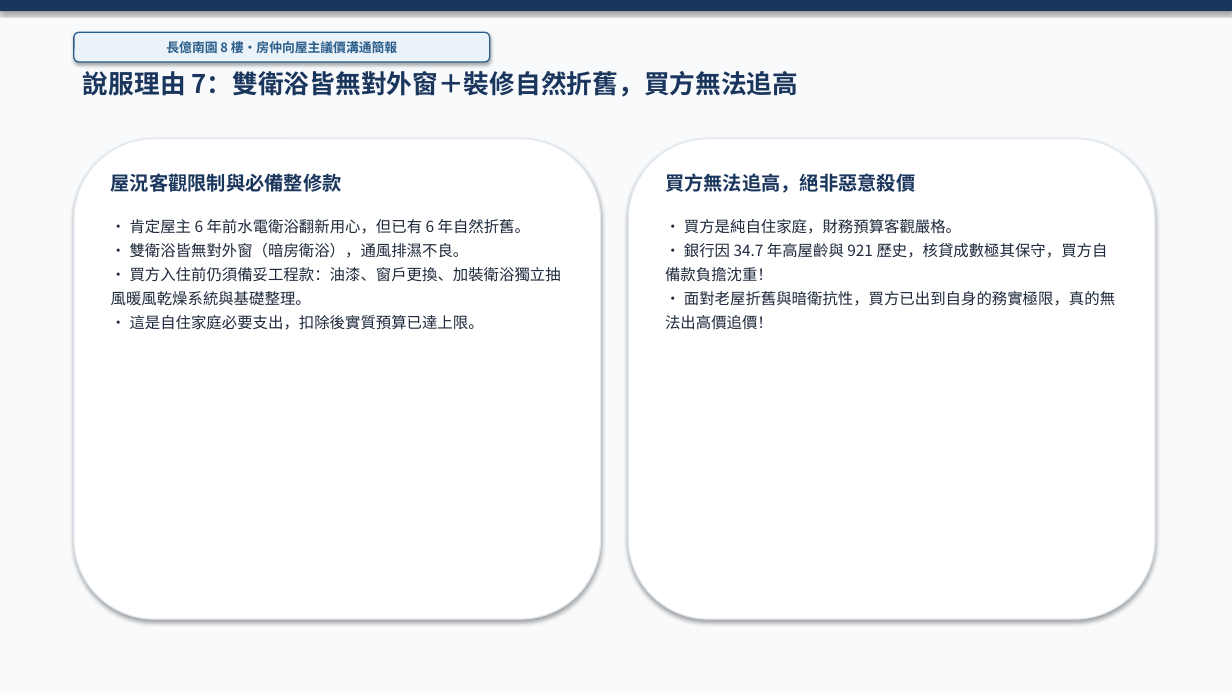
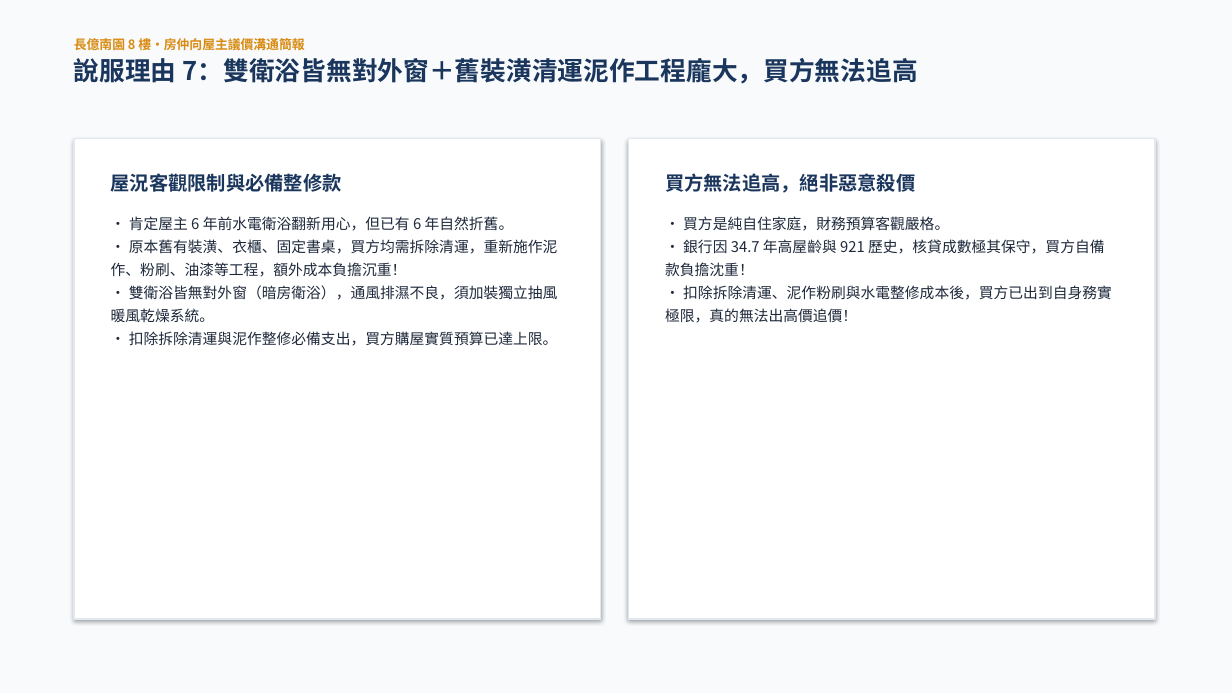
Before and after one commit to derekhcw168/taichung-house-hunting, a slide deck: slide 10 of 長億南園8樓/長億南園8樓_房仲向屋主議價溝通簡報.pptx. Drawn at 1232x693 pixels with LibreOffice and Linux fonts; fonts in the diff are those of the drawing. Boxes give left, top, right and bottom in pixels: in the first picture for what was removed or moved away, otherwise in the second. Text is boxed around its words. In the diff, an @@ line names an element or a change of style, - is before the commit and + after.

Commit message:
更新長億南園8樓議價溝通文件與簡報(說服理由7新增舊裝潢拆除清運泥作工程負擔)

```diff
--- a/長億南園8樓/長億南園8樓_房仲向屋主議價溝通簡報.pptx
+++ b/長億南園8樓/長億南園8樓_房仲向屋主議價溝通簡報.pptx
@@ rectangle removed at box(0, 0, 1232, 11) @@
@@ text at box(74, 36, 918, 84): text changed @@
-說服理由 7：雙衛浴皆無對外窗＋裝修自然折舊，買方無法追高
+長億南園 8 樓・房仲向屋主議價溝通簡報
+說服理由 7：雙衛浴皆無對外窗＋舊裝潢清運泥作工程龐大，買方無法追高
@@ rounded rectangle removed at box(74, 32, 490, 62) @@
-長億南園 8 樓・房仲向屋主議價溝通簡報
@@ rectangle added at box(74, 139, 601, 619), fill #FFFFFF, outline #E2E8F0 1 pt @@
@@ rectangle: place and size @@
-rectangle at box(74, 139, 601, 619)
+rectangle at box(628, 139, 1155, 619)
@@ rectangle at box(628, 139, 1155, 619): rounded rectangle to rectangle @@
@@ rounded rectangle removed at box(628, 139, 1155, 619) @@
@@ text at box(111, 216, 558, 346): text changed; size 12 to 11.5 pt @@
-• 肯定屋主 6 年前水電衛浴翻新用心，但已有 6 年自然折舊。
-• 雙衛浴皆無對外窗（暗房衛浴），通風排濕不良。
-• 買方入住前仍須備妥工程款：油漆、窗戶更換、加裝衛浴獨立抽風暖風乾燥系統與基礎整理。
-• 這是自住家庭必要支出，扣除後實質預算已達上限。
+• 肯定屋主 6 年前水電衛浴翻新用心，但已有 6 年自然折舊。
+• 原本舊有裝潢、衣櫃、固定書桌，買方均需拆除清運，重新施作泥作、粉刷、油漆等工程，額外成本負擔沉重！
+• 雙衛浴皆無對外窗（暗房衛浴），通風排濕不良，須加裝獨立抽風暖風乾燥系統。
+• 扣除拆除清運與泥作整修必備支出，買方購屋實質預算已達上限。
@@ text at box(665, 216, 1112, 323): text changed; size 12 to 11.5 pt @@
-• 買方是純自住家庭，財務預算客觀嚴格。
-• 銀行因 34.7 年高屋齡與 921 歷史，核貸成數極其保守，買方自備款負擔沈重！
-• 面對老屋折舊與暗衛抗性，買方已出到自身的務實極限，真的無法出高價追價！
+• 買方是純自住家庭，財務預算客觀嚴格。
+• 銀行因 34.7 年高屋齡與 921 歷史，核貸成數極其保守，買方自備款負擔沈重！
+• 扣除拆除清運、泥作粉刷與水電整修成本後，買方已出到自身務實極限，真的無法出高價追價！
```
Also in this commit, not shown: 12 other slides changed, 8 other files.
